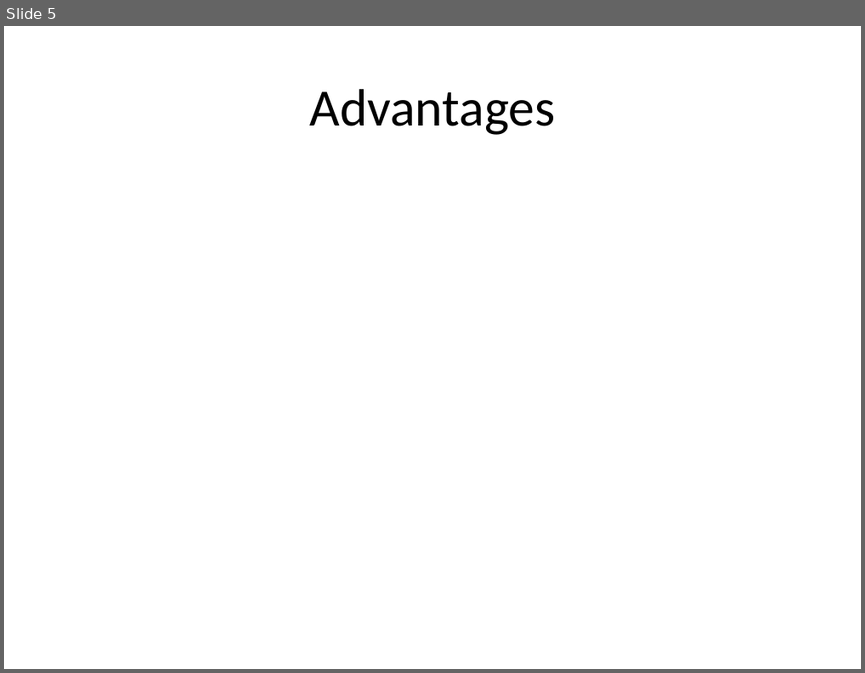
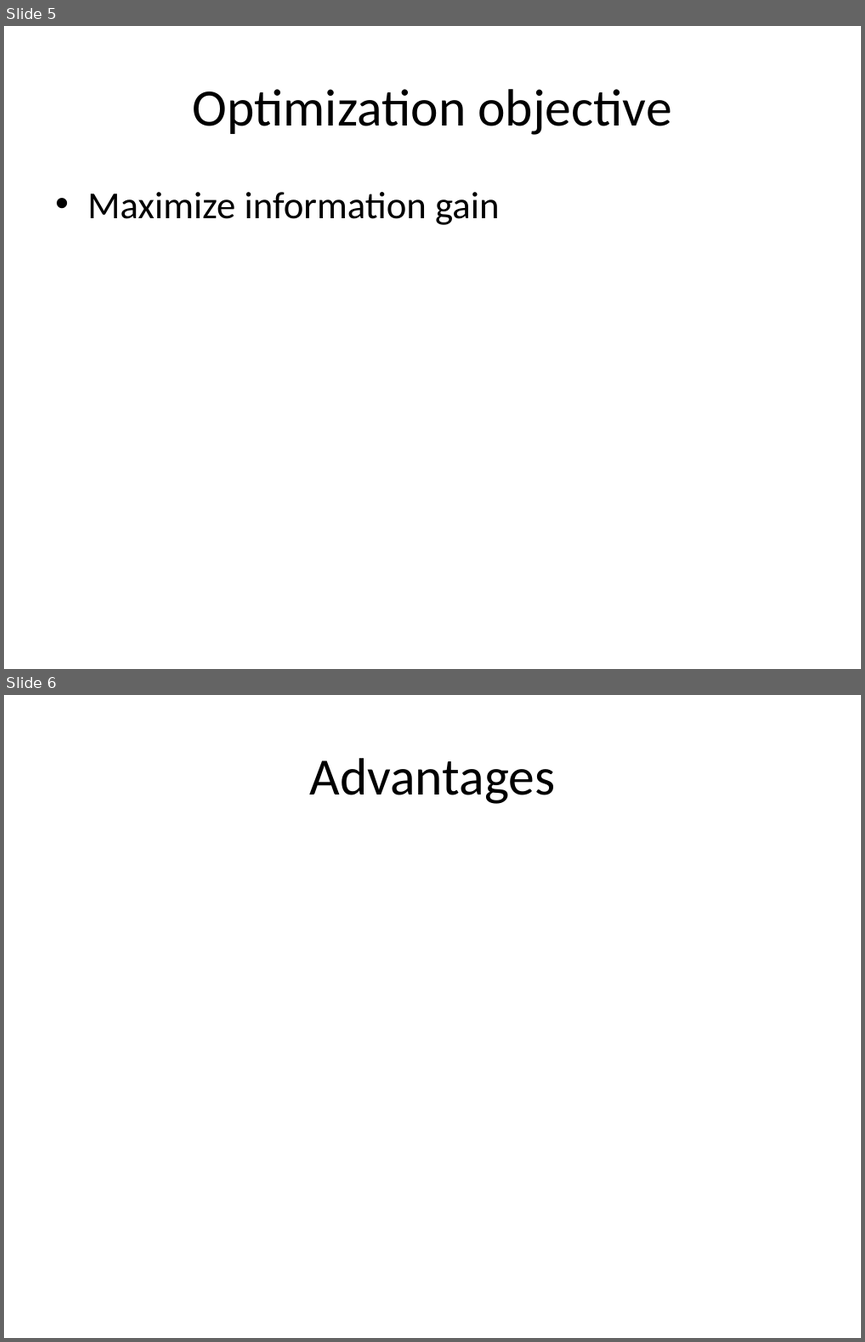
Before and after one commit to look4pritam/ArtificialIntelligence, a slide deck: MachineLearning/DecisionTree.pptx. Shown one above the other, each under a label of ours: slide 5 before the commit, slides 5 and 6 after it. The pictures are 865x673 and 865x1342 pixels, drawn with LibreOffice and Linux fonts; fonts in the diff are those of the drawing. Boxes give left, top, right and bottom in pixels: in the first picture for what was removed or moved away, otherwise in the second. Text is boxed around its words. In the diff, an @@ line names an element or a change of style, - is before the commit and + after.

```diff
--- a/MachineLearning/DecisionTree.pptx
+++ b/MachineLearning/DecisionTree.pptx
@@ slide 5 added at box(4, 26, 861, 669), background #FFFFFF @@
@@ title added at box(193, 89, 671, 135), 44 pt, text #000000 @@
+Optimization objective
@@ text added at box(87, 192, 500, 225), 32 pt, text #000000 @@
+• Maximize information gain
@@ what was slide 5 is now slide 6 @@
```
Also in this commit, not shown: 2 slides changed.
